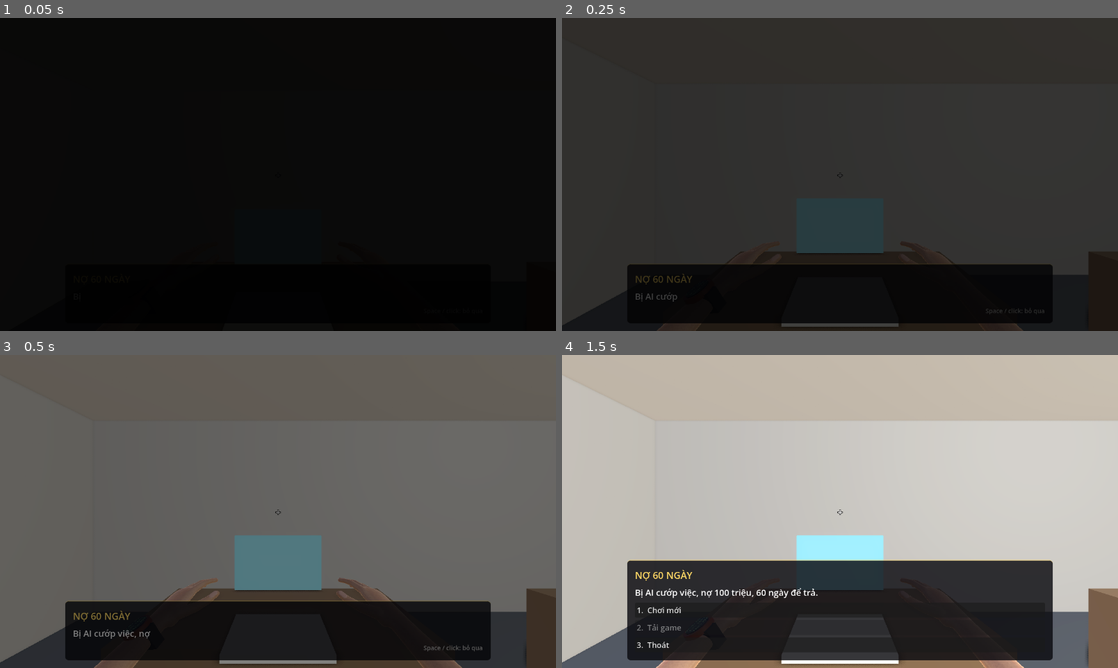
Above: before the commit, frames 1-4 (two rows, left to right).
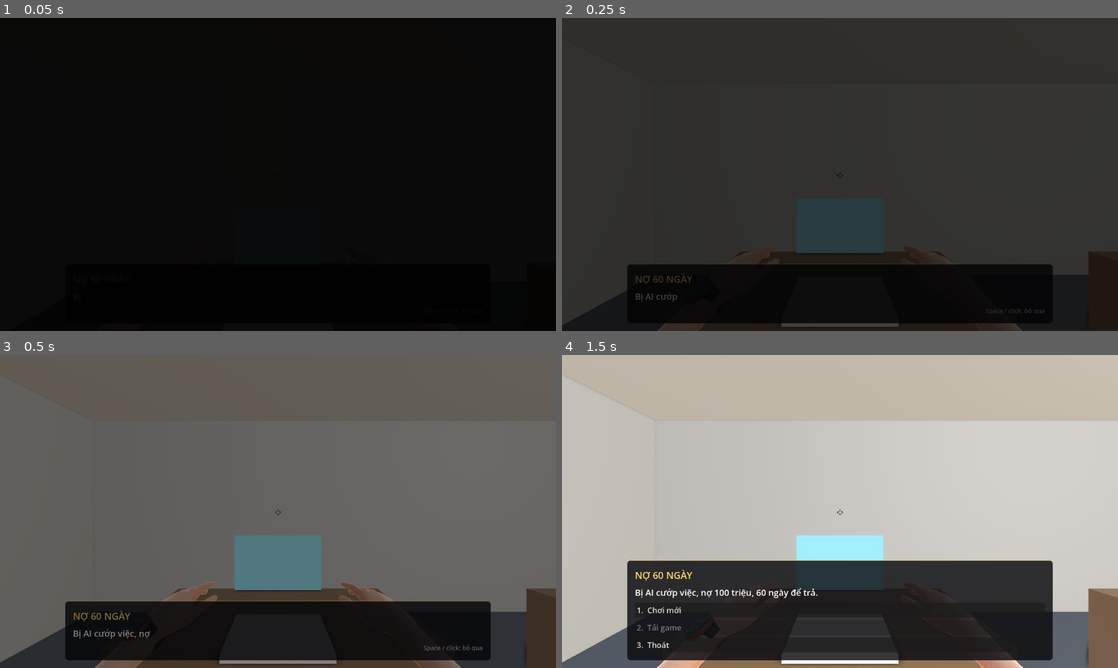
Above: after the commit, the same moments.

Repository: PhungCongTuyen/gialaptrano
Game: Godot game, scene res://scenes/main.tscn
The game is run twice, just before and just after one commit, with the same random seed, the same clock (stepped at 60 frames per second) and the same inputs.
Inputs (mouse positions are in pixels of both pictures, inside the frame that each line leads up to):
- Up to frame 1 (0.05 s): no input
- Up to frame 2 (0.25 s): no input
- Up to frame 3 (0.5 s): no input
- Up to frame 4 (1.5 s): tap Enter at 0.5, 0.6 s; move the mouse to (962, 495) at 0.52 s; hold D 0.53-1.25 s; click (962, 495) at 0.67 s; tap Space at 0.77 s; drag from (728, 527) to (812, 574) at 1.27 s

The runs differ from the first frame. In frame 2, less than 0.1% of the frame differs, in the area x 17-83%, y 72-100%; in frame 3, 0.4%, in the area x 16-84%, y 71-100%; in frame 4, 0.3%.

Commit message:
Thay tay bằng mô hình VR Hands (PolyOne Studio, CC BY 4.0) ghép cẳng tay
- no60_lib.py: vr_build() đặt tư thế bằng xương ngón (thả lỏng, cào, nắm, kẹp), tách tay
  phải, quy về hệ toạ độ tay của game, cắt cổ tay bịt đầu và kéo cẳng tay liền từ mép cổ tay
  (UV kéo dài nên không lộ đường nối), thêm UV2 chiếu hộp; bộ ghi glb xuất TEXCOORD_0/1
- models/tay/tay_*.glb: 4 tư thế mới (~2.000 tam giác mỗi tay)
- textures/tay/tay_vr_mau_da.png (texture gốc thu về 2048), da_chi_tiet_nhe.png
- player.gd: vật liệu da VR = texture gốc + lớp lỗ chân lông/vân da theo UV2, viền sáng,
  tán xạ dưới da; tay cũ tự làm vẫn dùng được nếu thiếu tệp

Co-Authored-By: Claude Opus 5.5 <noreply@anthropic.com>
Claude-Session: https://claude.ai/code/session_01MPYPNJEDBqguDdfXDT6hwg

Diff:
--- a/scripts/player.gd
+++ b/scripts/player.gd
@@ -169,6 +169,7 @@
 
 # ---- chất liệu da / vải / móng cho tay (thay vật liệu trơn trong file glb)
 var _mat_skin: StandardMaterial3D
+var _mat_skin_vr: StandardMaterial3D   # tay VR Hands (PolyOne Studio, CC BY 4.0): texture gốc + lớp chi tiết UV2
 var _mat_cloth: StandardMaterial3D
 var _mat_nail: StandardMaterial3D
 
@@ -187,6 +188,26 @@
 	_mat_skin.subsurf_scatter_enabled = true          # ánh sáng xuyên da (Forward+)
 	_mat_skin.subsurf_scatter_strength = 0.3
 	_mat_skin.subsurf_scatter_skin_mode = true
+	_mat_skin_vr = StandardMaterial3D.new()
+	_mat_skin_vr.albedo_color = Color(0.96, 0.85, 0.77)  # ấm hơn texture gốc (hơi hồng)
+	if ResourceLoader.exists("res://textures/tay/tay_vr_mau_da.png"):
+		_mat_skin_vr.albedo_texture = load("res://textures/tay/tay_vr_mau_da.png")
+	_mat_skin_vr.roughness = 0.6
+	_mat_skin_vr.specular = 0.35
+	_mat_skin_vr.rim_enabled = true
+	_mat_skin_vr.rim = 0.15
+	_mat_skin_vr.rim_tint = 0.4
+	_mat_skin_vr.subsurf_scatter_enabled = true
+	_mat_skin_vr.subsurf_scatter_strength = 0.3
+	_mat_skin_vr.subsurf_scatter_skin_mode = true
+	if ResourceLoader.exists("res://textures/tay/da_normal.png"):
+		# lỗ chân lông, vân da: lớp chi tiết theo UV2 (chiếu hộp, lặp mỗi 5 cm)
+		_mat_skin_vr.detail_enabled = true
+		_mat_skin_vr.detail_uv_layer = BaseMaterial3D.DETAIL_UV_2
+		_mat_skin_vr.detail_blend_mode = BaseMaterial3D.BLEND_MODE_MUL
+		_mat_skin_vr.detail_albedo = load("res://textures/tay/da_chi_tiet_nhe.png")
+		_mat_skin_vr.detail_normal = load("res://textures/tay/da_normal.png")
+	_mat_skin_vr.texture_filter = BaseMaterial3D.TEXTURE_FILTER_LINEAR_WITH_MIPMAPS_ANISOTROPIC
 	_mat_cloth = StandardMaterial3D.new()
 	_mat_cloth.albedo_color = Color(0.17, 0.22, 0.34)
 	_mat_cloth.roughness = 0.95
@@ -220,7 +241,9 @@
 	for i in hand.mesh.get_surface_count():
 		var sm: Material = hand.mesh.surface_get_material(i)
 		var nm: String = sm.resource_name.to_lower() if sm != null else ""
-		if nm.begins_with("da"):
+		if nm.begins_with("davr"):
+			hand.set_surface_override_material(i, _mat_skin_vr)
+		elif nm.begins_with("da"):
 			hand.set_surface_override_material(i, _mat_skin)
 		elif nm.begins_with("ao"):
 			hand.set_surface_override_material(i, _mat_cloth)
Binary file changed: docs/anh_chup/13_tay_cam_do.png
Binary file changed: docs/anh_chup/16_tay_da_that.png
Binary file added: models/tay/preview/vr_tay_4_tu_the.png
Binary file added: models/tay/preview/vr_tay_tha_long.png
Binary file changed: models/tay/tay_cao.glb
Binary file changed: models/tay/tay_kep.glb
Binary file changed: models/tay/tay_nam.glb
Binary file changed: models/tay/tay_tha_long.glb
Binary file added: textures/tay/da_chi_tiet_nhe.png
Not shown, added: textures/tay/da_chi_tiet_nhe.png.import
Binary file added: textures/tay/tay_vr_mau_da.png
Not shown, added: textures/tay/tay_vr_mau_da.png.import
(and 1 more such lines)
